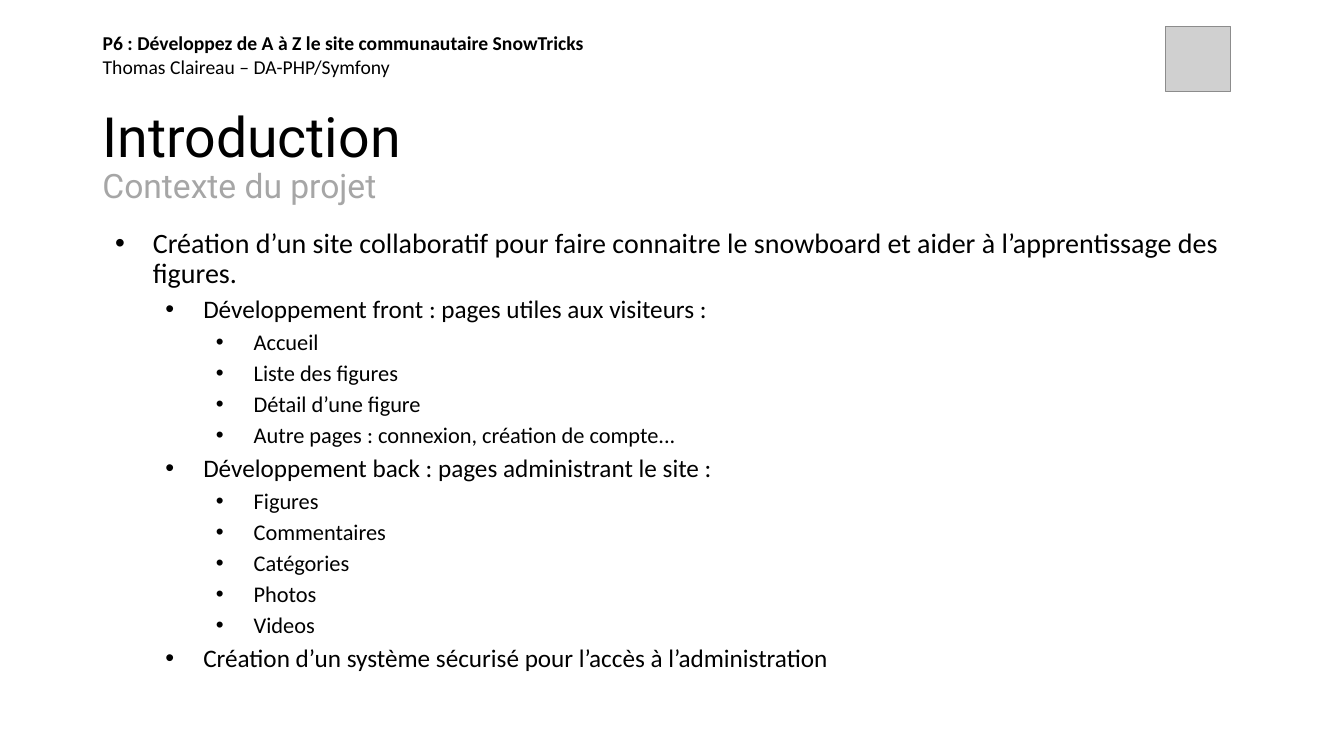
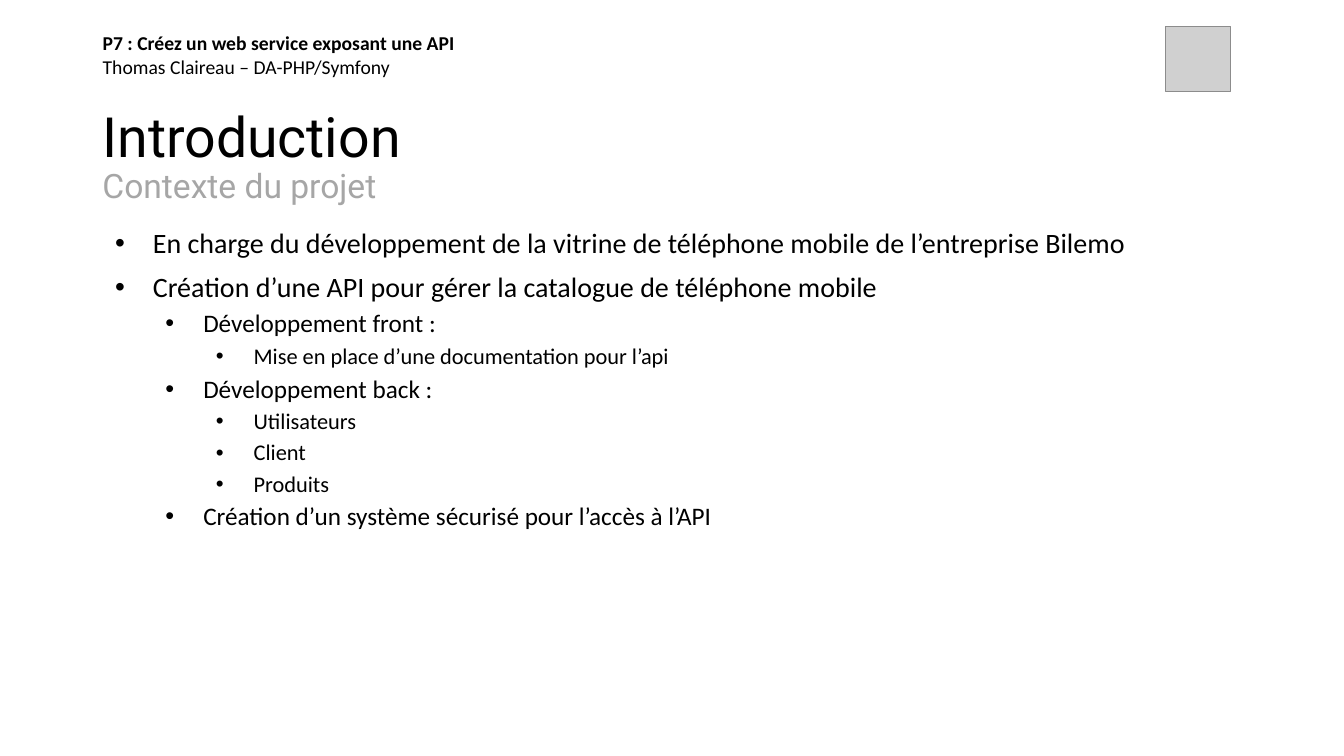
Before and after one commit to thomas-claireau/PHP-P7-Openclassrooms, a slide deck: slide 2 of P7_claireau_thomas/présentation-p7-php-openclassrooms.pptx. Drawn at 1344x756 pixels with LibreOffice and Linux fonts; fonts in the diff are those of the drawing; grey boxes stand for pictures. Boxes give left, top, right and bottom in pixels: in the first picture for what was removed or moved away, otherwise in the second. Text is boxed around its words. In the diff, an @@ line names an element or a change of style, - is before the commit and + after.

Commit message:
update presentation

```diff
--- a/P7_claireau_thomas/présentation-p7-php-openclassrooms.pptx
+++ b/P7_claireau_thomas/présentation-p7-php-openclassrooms.pptx
@@ text at <box>103,36,455,77</box>: text changed @@
-P6 : Développez de A à Z le site communautaire SnowTricks
-Thomas Claireau – DA-PHP/Symfony
+P7 : Créez un web service exposant une API
+Thomas Claireau – DA-PHP/Symfony
@@ text at <box>153,233,1124,529</box>: text changed; size 18 to 20 pt @@
-• Création d’un site collaboratif pour faire connaitre le snowboard et aider à l’apprentissage des figures.
-  • Développement front : pages utiles aux visiteurs :
-    • Accueil
-    • Liste des figures
-    • Détail d’une figure
-    • Autre pages : connexion, création de compte...
-  • Développement back : pages administrant le site :
-    • Figures
-    • Commentaires
-    • Catégories
-    • Photos
-    • Videos
-  • Création d’un système sécurisé pour l’accès à l’administration
+• En charge du développement de la vitrine de téléphone mobile de l’entreprise Bilemo
+• Création d’une API pour gérer la catalogue de téléphone mobile
+  • Développement front :
+    • Mise en place d’une documentation pour l’api
+  • Développement back :
+    • Utilisateurs
+    • Client
+    • Produits
+  • Création d’un système sécurisé pour l’accès à l’API
```
Also in this commit, not shown: 9 other slides changed, 4 slides removed.
